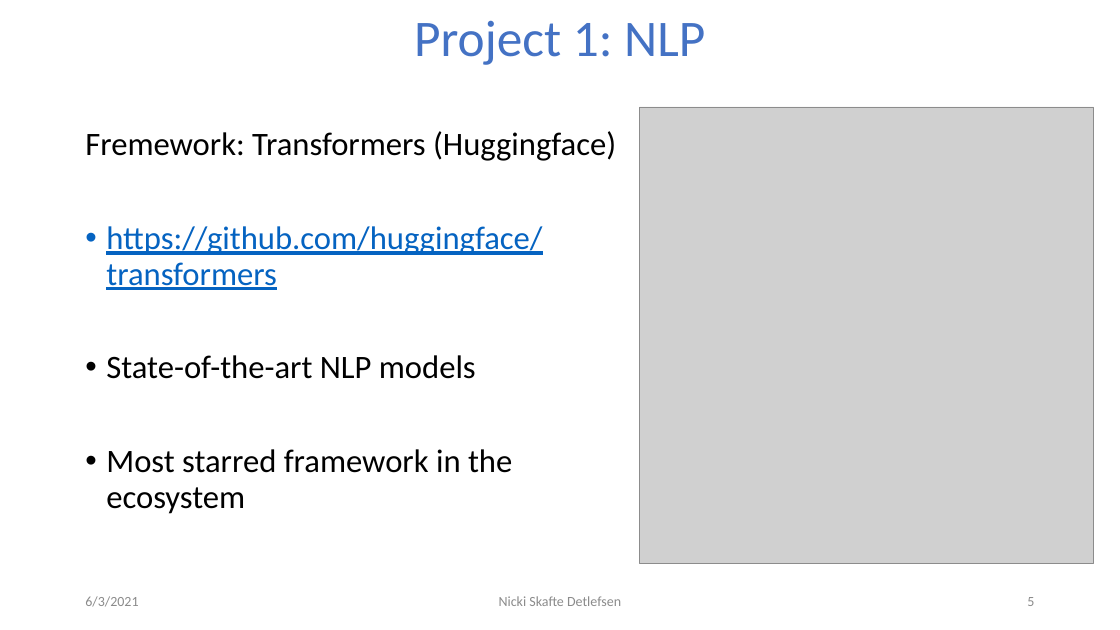
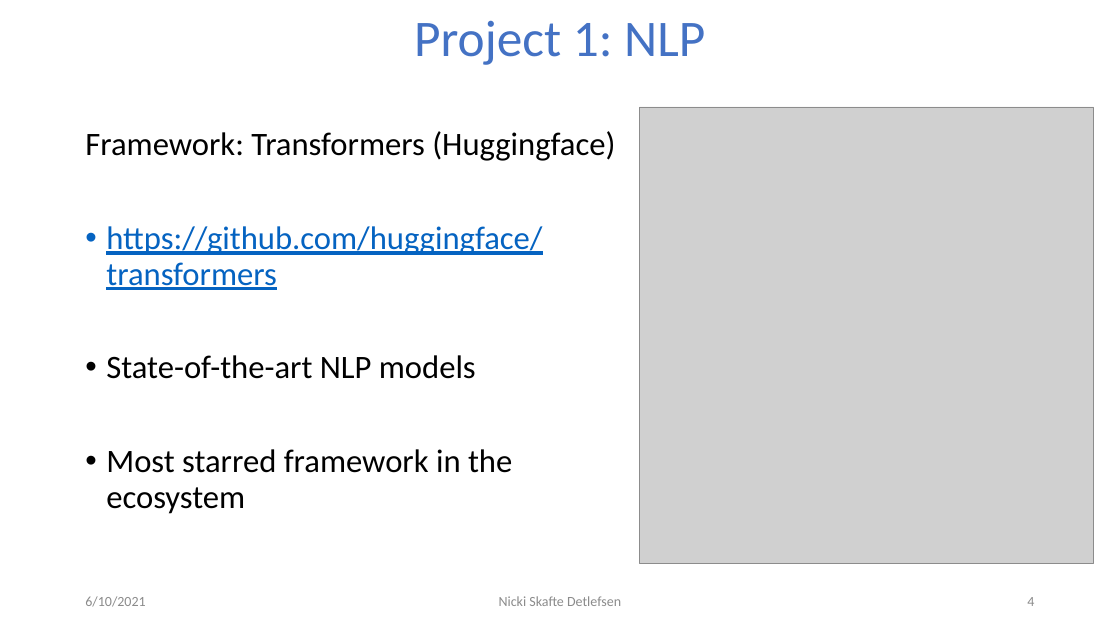
Before and after one commit to DeepEasterbunny/dtu_mlops, a slide deck: slide 4 of 05_project_overview/The_pytorch_ecosystem.pptx (slide 5 before the commit). Drawn at 1120x630 pixels with LibreOffice and Linux fonts; fonts in the diff are those of the drawing; grey boxes stand for pictures; background and template pictures are left out. Boxes give left, top, right and bottom in pixels: in the first picture for what was removed or moved away, otherwise in the second. Text is boxed around its words. In the diff, an @@ line names an element or a change of style, - is before the commit and + after.

```diff
--- a/05_project_overview/The_pytorch_ecosystem.pptx
+++ b/05_project_overview/The_pytorch_ecosystem.pptx
@@ text at box(85, 131, 615, 161): text changed @@
-Fremework: Transformers (Huggingface)
+Framework: Transformers (Huggingface)
@@ text at box(85, 596, 145, 607): text changed @@
-6/3/2021
+6/10/2021
@@ page number at box(1027, 597, 1034, 606): text changed @@
-5
+4
```
Also in this commit, not shown: 7 other slides changed, 3 slides added, 2 other files.
